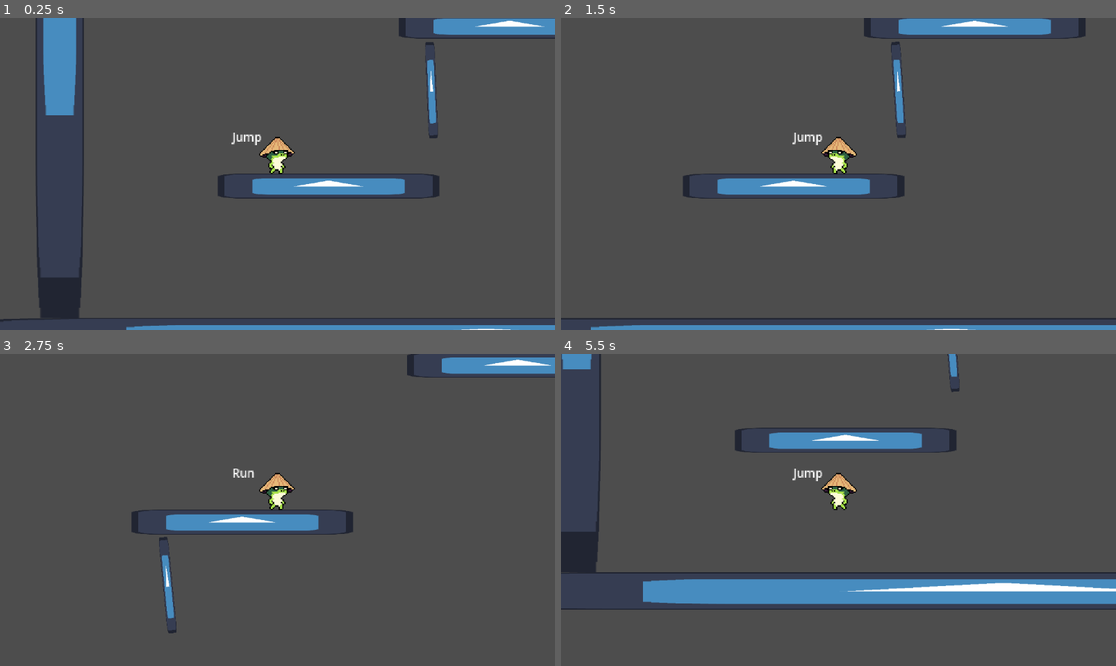
Above: before the commit, frames 1-4 (two rows, left to right).
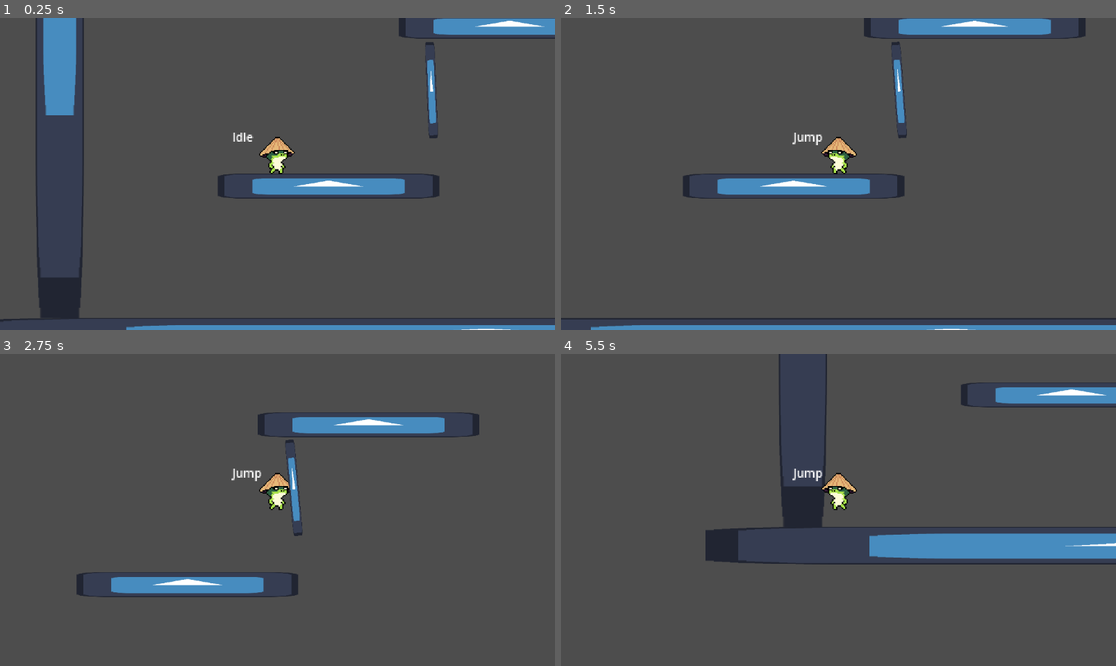
Above: after the commit, the same moments.

Repository: kedywek/SamuraiFrog
Game: Godot game, scene res://scenes/main.tscn
Same seed, same stepped clock (60 frames per second), same inputs: the game is played once before the commit and once after it. The engine's default icon, where the game draws it, is replaced by a stand-in: a white triangle on a blue panel in a dark square.
Inputs:
- Up to frame 1 (0.25 s): no input
- Up to frame 2 (1.5 s): hold D (right) 0.53-1.28 s; tap Shift (attack) at 0.6 s; tap W (jump) at 0.77, 0.8, 1.07, 1.35 s; hold A (left) from 1.28 s (still down)
- Up to frame 3 (2.75 s): tap W (jump) at 1.52, 1.82, 2.3 s; tap Shift (attack) at 1.55, 2.1 s; release A (left) at 2.03 s; hold D (right) from 2.03 s (still down)
- Up to frame 4 (5.5 s): tap Shift (attack) at 2.85, 4.35, 5.1 s; tap W (jump) at 3.02, 3.32, 3.6, 3.77, 4.07, 4.52, 4.82, 5.3 s; release D (right) at 3.53 s; hold A (left) from 3.53 s (still down)

The runs differ from the first frame. In frame 1, less than 0.1% of the frame differs, in the area x 41-79%, y 33-41%; in frame 2, 0.1%; in frame 3, 7.4%; in frame 4, 19%, in the area x 0-100%, y 0-82%.

Commit message:
Add jump stages

Diff:
--- a/scenes/characters/player.tscn
+++ b/scenes/characters/player.tscn
@@ -1,8 +1,8 @@
 [gd_scene load_steps=7 format=3 uid="uid://bkroha6k87kwx"]
 
 [ext_resource type="Script" path="res://scripts/characters/player.gd" id="1_5pw7r"]
-[ext_resource type="Texture2D" uid="uid://c4rb5a51ald6v" path="res://assets/player/frog_2.png" id="1_gmi7m"]
-[ext_resource type="Texture2D" uid="uid://b20stv1thxi11" path="res://assets/CircularProgressBar.png" id="3_8ffhc"]
+[ext_resource type="Texture2D" uid="uid://c4rb5a51ald6v" path="res://sprites/player/frog_2.png" id="1_gmi7m"]
+[ext_resource type="Texture2D" uid="uid://b20stv1thxi11" path="res://sprites/CircularProgressBar.png" id="3_8ffhc"]
 
 [sub_resource type="Curve" id="Curve_3phni"]
 _data = [Vector2(0, 1), 0.0, 0.0, 0, 0, Vector2(1, 0.175292), -1.40888, 0.0, 0, 0]
@@ -56,7 +56,17 @@
 amount = 1800
 process_material = SubResource("ParticleProcessMaterial_lhdui")
 
-[node name="ProgressBar" type="TextureProgressBar" parent="."]
+[node name="jump_charge" type="TextureProgressBar" parent="."]
+offset_left = 21.0
+offset_top = -28.0
+offset_right = 59.0
+offset_bottom = 10.0
+max_value = 200.0
+fill_mode = 4
+nine_patch_stretch = true
+texture_progress = ExtResource("3_8ffhc")
+
+[node name="jump_regen" type="TextureProgressBar" parent="."]
 offset_left = -4.0
 offset_top = -42.0
 offset_right = 296.0
@@ -65,5 +75,9 @@
 fill_mode = 4
 texture_progress = ExtResource("3_8ffhc")
 
+[node name="jump_timer" type="Timer" parent="."]
+wait_time = 2.0
+one_shot = true
+
 [connection signal="timeout" from="dash_timer" to="." method="_on_dash_timer_timeout"]
 [connection signal="timeout" from="dash_cooldown" to="." method="_on_dash_cooldown_timeout"]
--- a/scripts/characters/player.gd
+++ b/scripts/characters/player.gd
@@ -3,7 +3,9 @@
 var run_speed = 400.0
 var acceleration = 0.1
 var deceleration = 0.1
-const jump = -600.0
+const jump_height1 = -800.0
+const jump_height2 = -600.0
+const jump_height3 = -400.0
 
 var dash_speed = 1100
 var dash_max_distance = 1000
@@ -20,25 +22,33 @@
 var state = States.Idle
 var direction
 
+var time_left = 0
+
 
 func _process(_delta: float) -> void:
 	flip_sprite()
 
-	if $ProgressBar.value == 100:
-		$ProgressBar.visible = false
+	if $jump_regen.value == 100:
+		$jump_regen.visible = false
 	else:
-		$ProgressBar.visible = true
-
-	$ProgressBar.set_value((1 - $dash_cooldown.time_left)*100)
+		$jump_regen.visible = true
 
 
+	if $jump_timer.is_stopped() or $jump_charge.value == 0:
+		$jump_charge.visible = false
+	else:
+		$jump_charge.visible = true
+
+	$jump_regen.set_value((1 - $dash_cooldown.time_left)*100)
+
+	$jump_charge.set_value((2 - $jump_timer.time_left)*100)
 
 
 
 func _physics_process(delta: float) -> void:
 
 	if not is_on_floor(): #grawitacja
-		velocity += get_gravity() * delta
+		velocity += get_gravity() * delta * 1.3
 
 	handle_state_transitions()
 
@@ -52,11 +62,20 @@
 
 	if Input.is_action_just_pressed("jump") and is_on_floor():
 		state = States.Charge
+		$jump_timer.start()
 
 
 	if state == States.Charge and Input.is_action_just_released("jump"):
+		time_left=$jump_timer.time_left
+		$jump_timer.stop()
+		print(time_left)
 		state = States.Jump
-		velocity.y = jump
+		if(2.0 > time_left and time_left >= 1.5):
+			velocity.y = jump_height3
+		elif (1.5 > time_left and time_left >= 1.0):
+			velocity.y = jump_height2
+		else:
+			velocity.y = jump_height1
 
 	if direction != 0 and state != States.Charge:
 		state = States.Run
@@ -70,7 +89,7 @@
 
 	if !is_on_floor() and state == States.Jump and not is_dashing and can_dash and Input.is_action_just_pressed("attack") and direction:
 		state = States.Attack
-		#print("chuj")
+
 
 
 
Renamed: assets/CircularProgressBar.png -> sprites/CircularProgressBar.png
Not shown, changed: sprites/CircularProgressBar.png.import
Renamed: assets/player/frog_2.png -> sprites/player/frog_2.png
Not shown, changed: sprites/player/frog_2.png.import
Renamed: assets/player/frog_attack.png -> sprites/player/frog_attack.png
Not shown, changed: sprites/player/frog_attack.png.import
Renamed: assets/player/frog_grab.png -> sprites/player/frog_grab.png
Not shown, changed: sprites/player/frog_grab.png.import
Renamed: assets/player/frog_idle.png -> sprites/player/frog_idle.png
Not shown, changed: sprites/player/frog_idle.png.import
Renamed: assets/player/frog_jump.png -> sprites/player/frog_jump.png
Not shown, changed: sprites/player/frog_jump.png.import
(and 4 more such lines)
